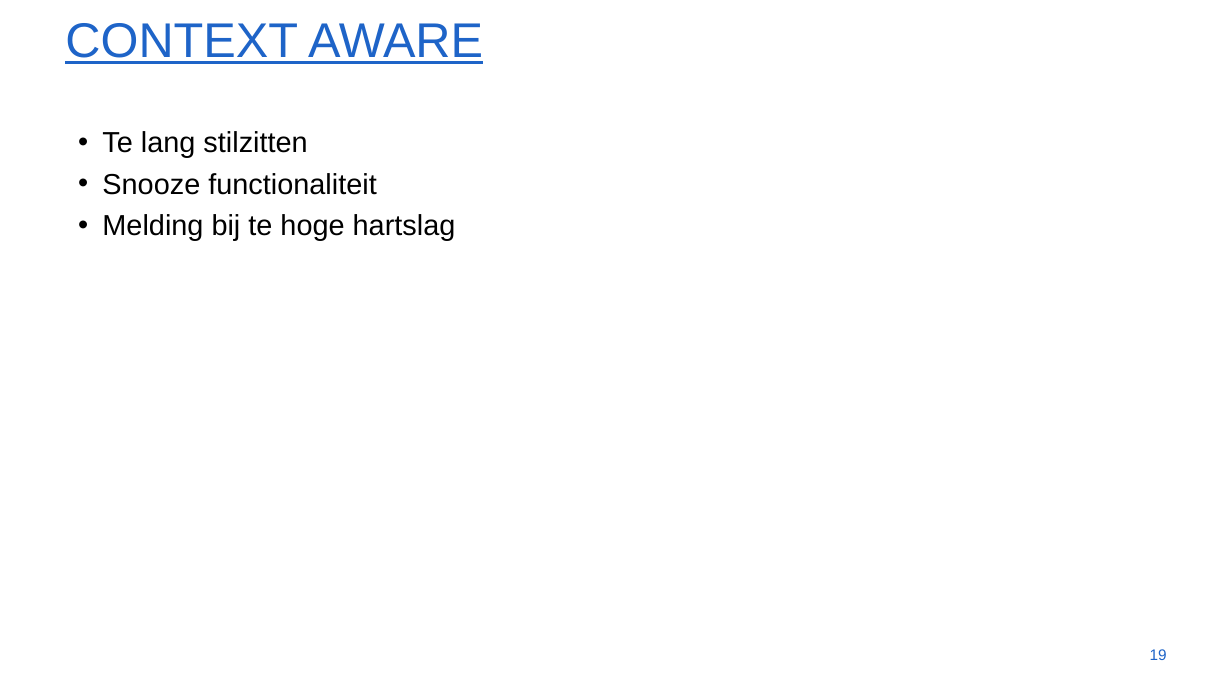
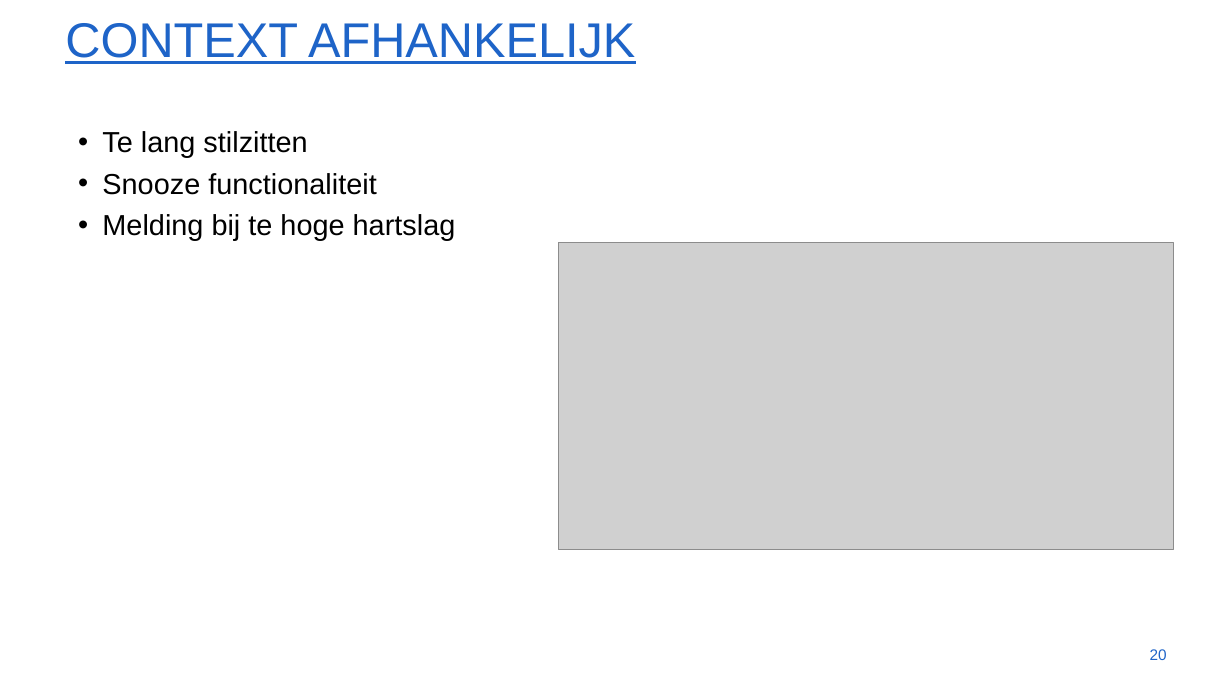
Before and after one commit to ethienpont/Ontwerp-en-ontwikkeling-van-een-Android-gezondheidsapplicatie-gefocust-op-rope-skipping, a slide deck: slide 20 of presentatie - 19 april.pptx (slide 19 before the commit). Drawn at 1232x693 pixels with LibreOffice and Linux fonts; fonts in the diff are those of the drawing; grey boxes stand for pictures; background and template pictures are left out. Boxes give left, top, right and bottom in pixels: in the first picture for what was removed or moved away, otherwise in the second. Text is boxed around its words. In the diff, an @@ line names an element or a change of style, - is before the commit and + after.

```diff
--- a/presentatie - 19 april.pptx
+++ b/presentatie - 19 april.pptx
@@ title at <box>65,23,635,64</box>: text changed @@
-CONTEXT AWARE
+CONTEXT AFHANKELIJK
@@ picture added at <box>559,242,1174,550</box> @@
@@ page number at <box>1150,649,1167,660</box>: text changed @@
-19
+20
```
Also in this commit, not shown: 6 other slides changed, 1 slide added, 17 other files.
